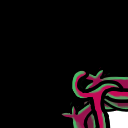
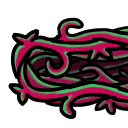
Layer changes from the first 128x128 image to the second:
added group "Copy of plat mid" with 6 layers above "plat mid" over box(0, 0, 128, 128)
added layer "outline" (2nd of 6, in "Copy of plat mid") in group "Copy of plat mid" over box(0, 0, 128, 128)
added layer "Paint Layer 22" (2nd of 3, in "Copy of plat mid") in group "Copy of plat mid" over box(0, 0, 128, 128)
added layer "Paint Layer 19" (2nd of 3, in "Copy of plat mid") in group "Copy of plat mid" over box(0, 0, 128, 128)
added layer "Paint Layer 20" (2nd of 3, in "Copy of plat mid") in group "Copy of plat mid" over box(0, 0, 128, 128)
added layer "Paint Layer 21" (2nd of 3, in "Copy of plat mid") in group "Copy of plat mid" over box(0, 0, 128, 128)
hid group "Copy of bottom" (2nd of 3) (7 layers) over box(0, 0, 128, 128)
removed group "Copy of mid right" (1 layers) over box(0, 0, 128, 128)
